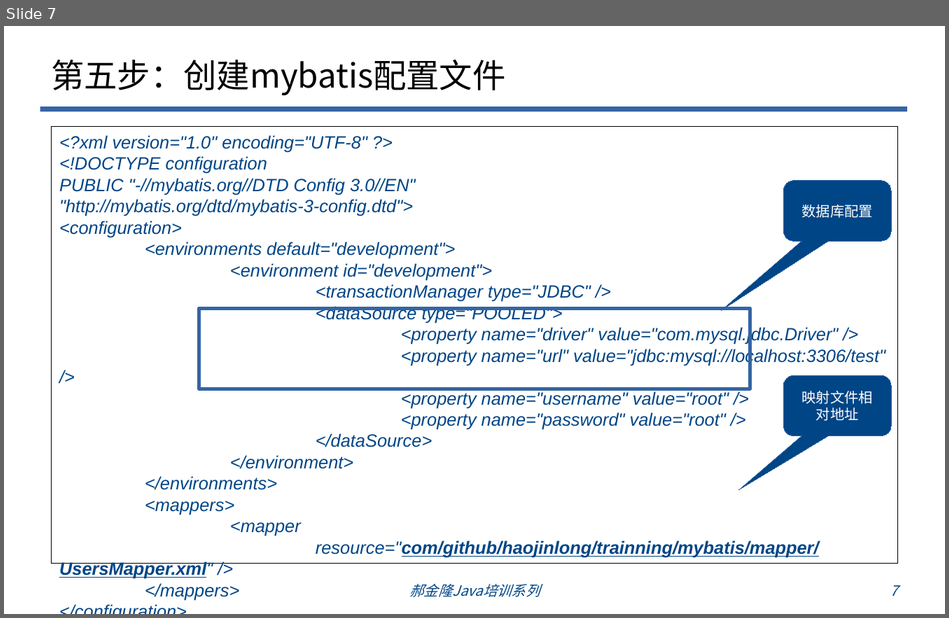
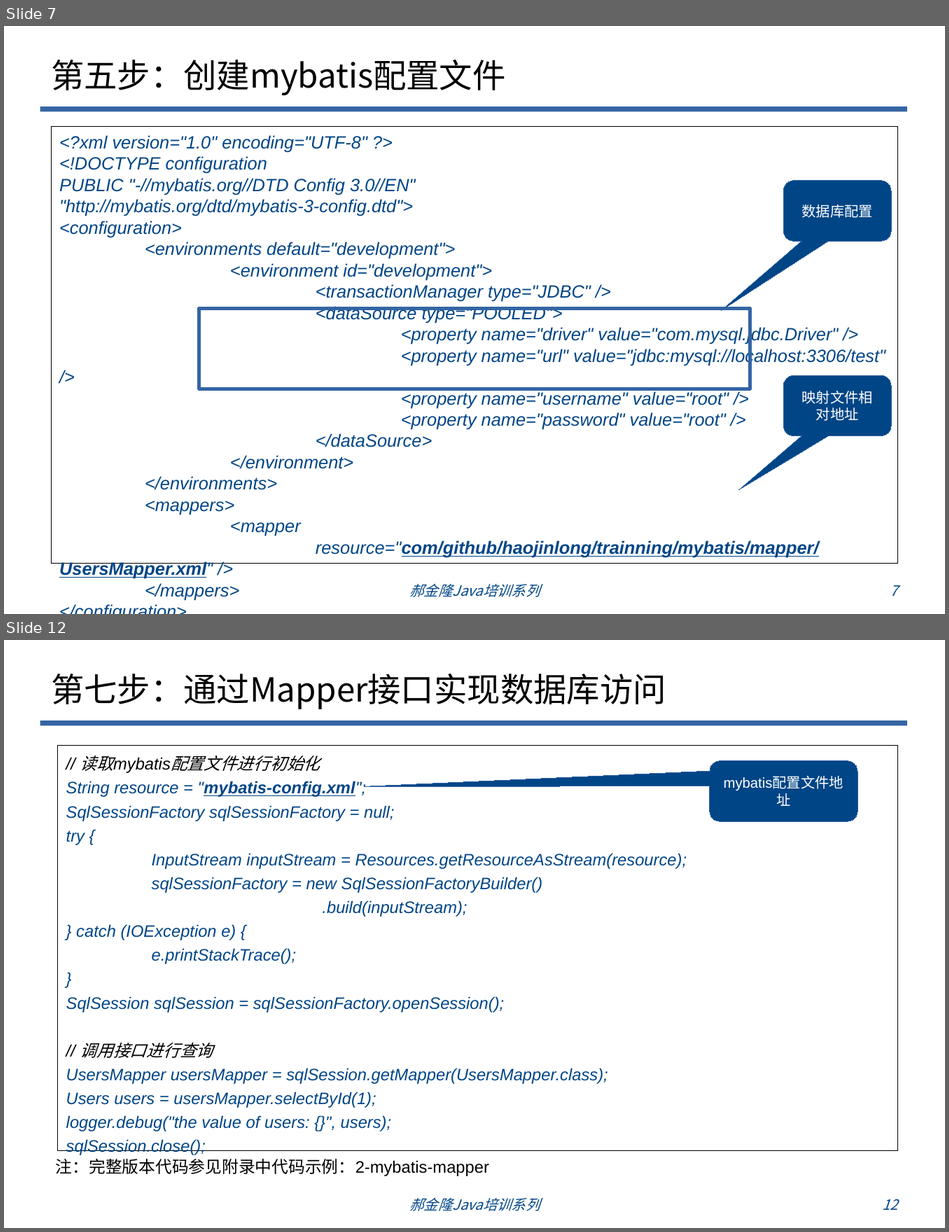
Before and after one commit to haojinlong/trainning, a slide deck: doc/odp/郝金隆JavaEE基础培训1：mybatis培训.odp. Shown one above the other, each under a label of ours: slide 7 before the commit, slides 7 and 12 after it; the slides between them are not shown. The pictures are 949x618 and 949x1232 pixels, drawn with LibreOffice and Linux fonts; fonts in the diff are those of the drawing; background and template pictures are left out. Boxes give left, top, right and bottom in pixels: in the first picture for what was removed or moved away, otherwise in the second. Text is boxed around its words. In the diff, an @@ line names an element or a change of style, - is before the commit and + after.

```diff
--- a/doc/odp/郝金隆JavaEE基础培训1：mybatis培训.odp
+++ b/doc/odp/郝金隆JavaEE基础培训1：mybatis培训.odp
@@ slide 12 added at [4, 640, 945, 1228], background #FFFFFF; not listed: 1 template element that a slide beside it also shows @@
@@ title added at [51, 674, 666, 709], 28 pt, text #000000 @@
+第七步：通过Mapper接口实现数据库访问
@@ rectangle added at [58, 745, 898, 1150], outline #000000 0 pt, 14 pt, text #004586, italic @@
+// 读取mybatis配置文件进行初始化
+String resource = "mybatis-config.xml";
+SqlSessionFactory sqlSessionFactory = null;
+try {
+InputStream inputStream = Resources.getResourceAsStream(resource);
+sqlSessionFactory = new SqlSessionFactoryBuilder()
+.build(inputStream);
+} catch (IOException e) {
+e.printStackTrace();
+}
+SqlSession sqlSession = sqlSessionFactory.openSession();
+// 调用接口进行查询
+UsersMapper usersMapper = sqlSession.getMapper(UsersMapper.class);
+Users users = usersMapper.selectById(1);
+logger.debug("the value of users: {}", users);
+sqlSession.close();
@@ rounded speech box added at [710, 761, 858, 822], fill #004586, outline #3465A4 0 pt, 12 pt, text #FFFFFF @@
+mybatis配置文件地址
@@ text added at [56, 1159, 489, 1176], 14 pt, text #000000 @@
+注：完整版本代码参见附录中代码示例：2-mybatis-mapper
@@ text added at [410, 1198, 540, 1211], 12 pt, text #004586, italic @@
+郝金隆Java培训系列
@@ page number added at [882, 1199, 897, 1210], 12 pt, text #004586, italic @@
+12
```
Also in this commit, not shown: 5 slides changed, 2 other slides added.
